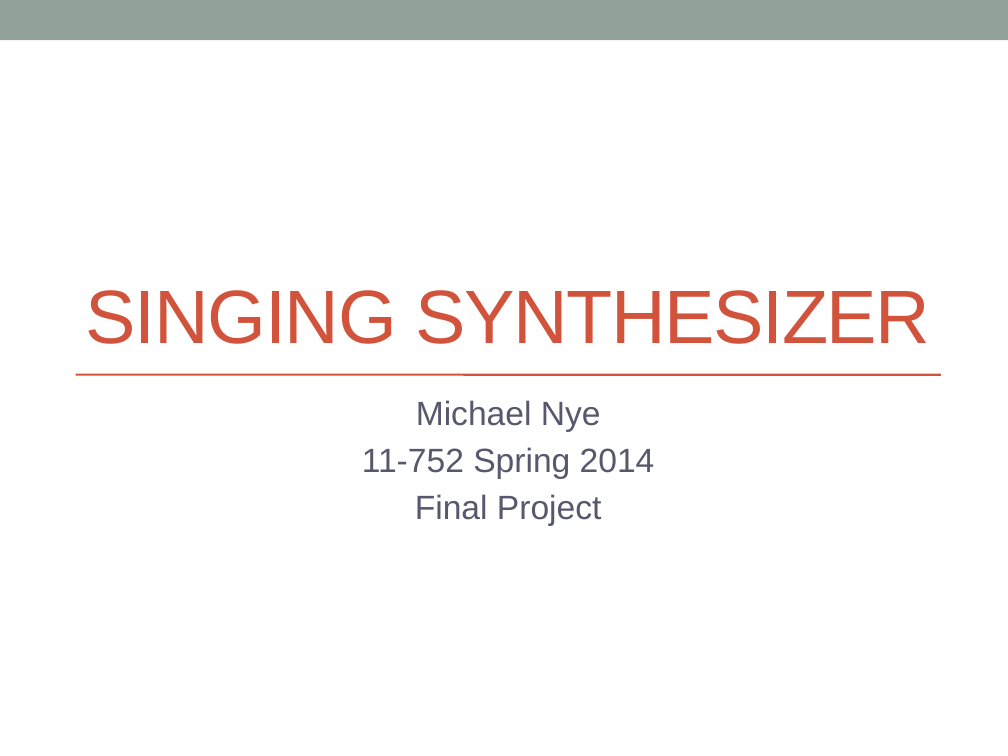
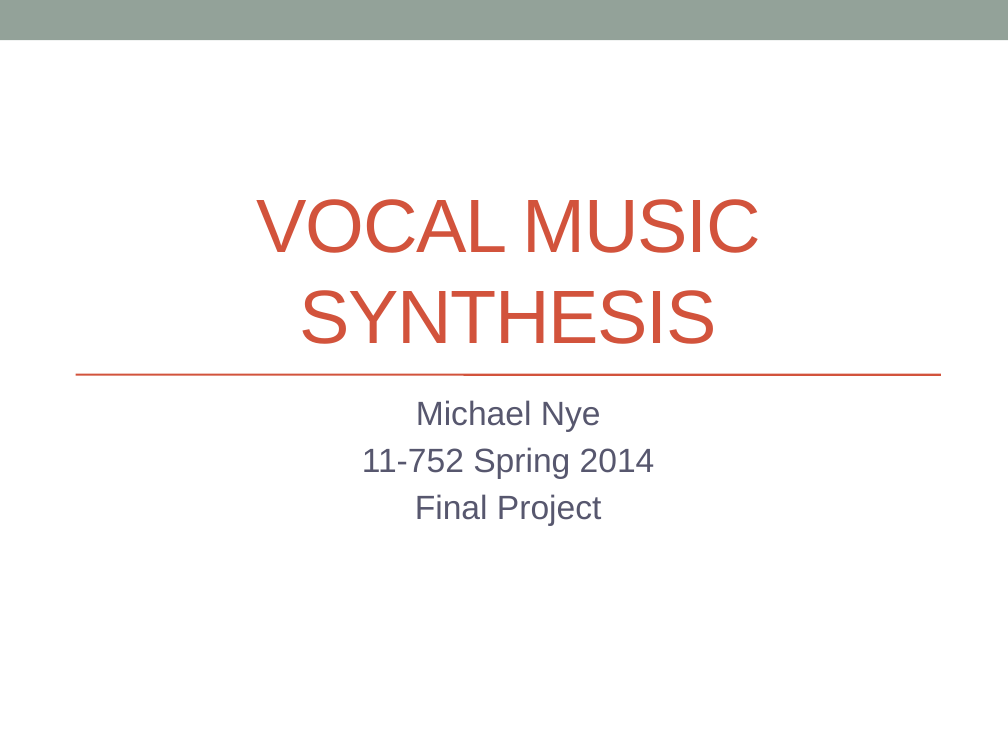
Before and after one commit to thenyeguy/ClickTrack-Vocalist, a slide deck: slide 1 of Presentation.pptx. Drawn at 1008x756 pixels with LibreOffice and Linux fonts; fonts in the diff are those of the drawing. Boxes give left, top, right and bottom in pixels: in the first picture for what was removed or moved away, otherwise in the second. Text is boxed around its words. In the diff, an @@ line names an element or a change of style, - is before the commit and + after.

Commit message:
Final presentation and license

```diff
--- a/Presentation.pptx
+++ b/Presentation.pptx
@@ title at bbox=[257, 199, 761, 344]: text changed @@
-SINGING SYNTHESIZER
+VOCAL MUSIC SYNTHESIS
```
Also in this commit, not shown: 1 other file.
